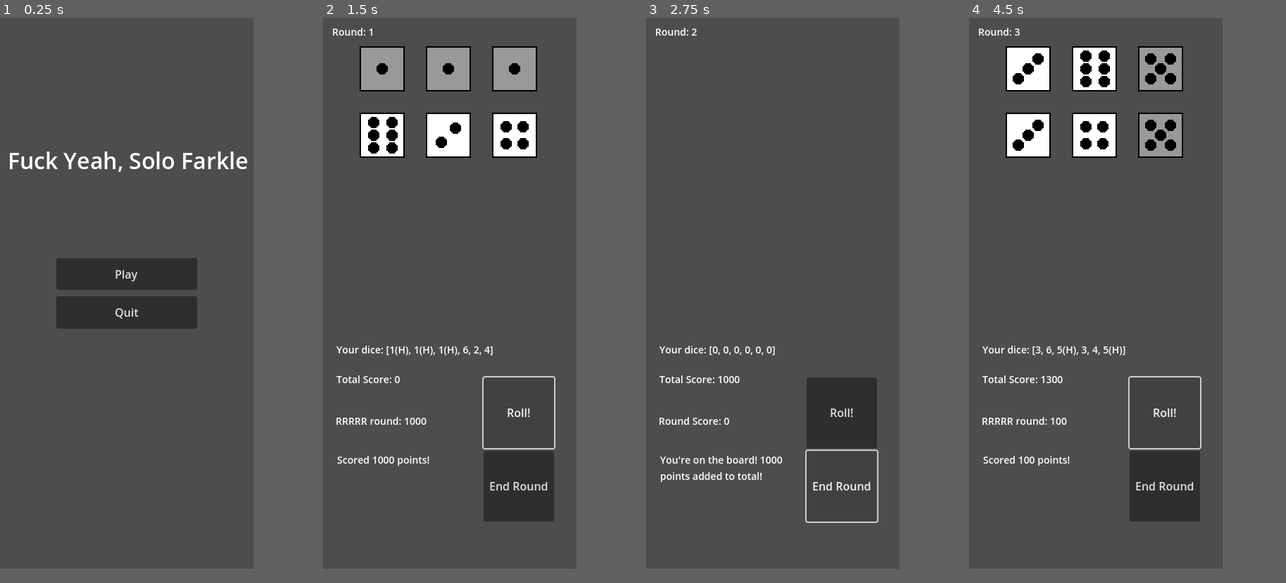
Above: before the commit, frames 1-4 (left to right).
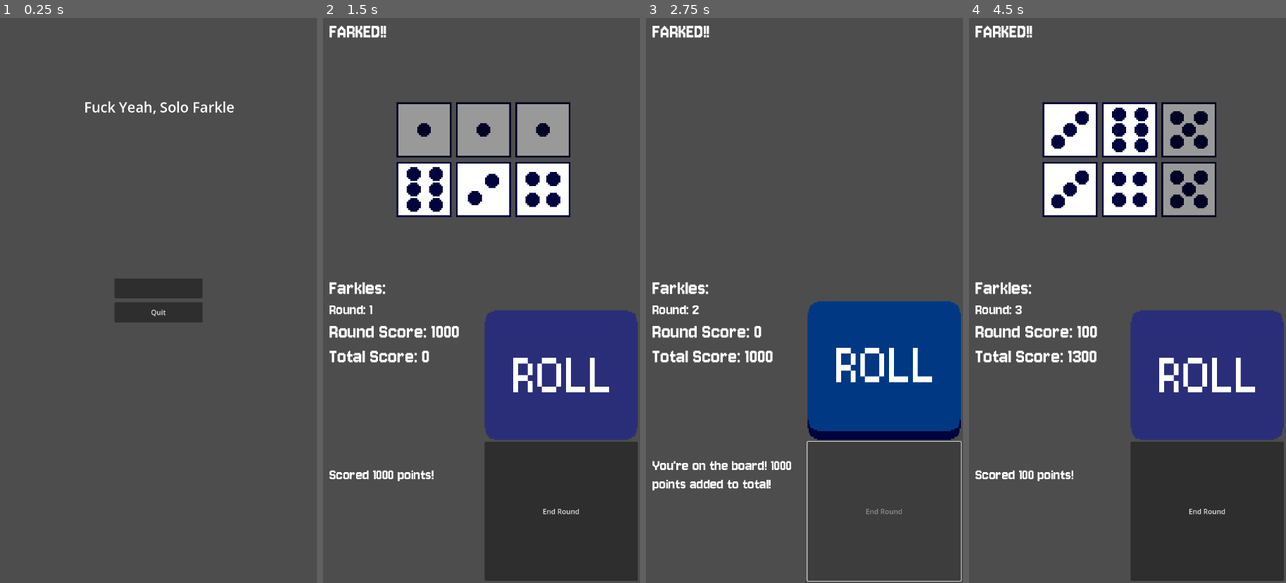
Above: after the commit, the same moments.

Repository: mdcoxe/mobile_farkle
Game: Godot game, scene res://Start.tscn
The game is run twice, just before and just after one commit, with the same random seed, the same clock (stepped at 60 frames per second) and the same inputs.
Inputs (mouse positions are in pixels of both pictures, inside the frame that each line leads up to; where the layout moved, square brackets give the same spot in the first picture):
- Up to frame 1 (0.25 s): no input
- Up to frame 2 (1.5 s): click (449, 283) [449, 272] at 0.5 s; click (513, 362) [519, 413] at 1.25 s
- Up to frame 3 (2.75 s): click "End Round" at 2 s
- Up to frame 4 (4.5 s): click (1159, 362) [1165, 413] at 2.75 s; click "End Round" at 3.5 s; click (1159, 362) [1165, 413] at 4.25 s
In our replay, the window is 360x780 before the commit and 450x800 after it. These sizes can differ from the game's own. Grey fills any space a smaller window leaves; there, only what the larger window draws over its background counts as a difference.

The runs differ from the first frame. In frame 1, 5.2% of the frame differs, in the area x 3-78%, y 14-55%; in frame 2, 37%, in the area x 2-100%, y 1-100%; in frame 3, 16%; in frame 4, 37%.

Commit message:
added in a bunch, 10x farkle loss, reconfigured the main scene into the game scene

Diff:
--- a/Assets/Dice/dice1.tscn
+++ b/Assets/Dice/dice1.tscn
@@ -1,11 +1,12 @@
 [gd_scene load_steps=3 format=3 uid="uid://deodacmr2d0nu"]
 
-[ext_resource type="Texture2D" uid="uid://u6nt0jhu5gl1" path="res://Assets/Dice6x6All.png" id="1_1r5f6"]
+[ext_resource type="Texture2D" uid="uid://c80tmxouox0v3" path="res://Assets/Dice/Dice1.png" id="1_ehbwd"]
 
 [sub_resource type="AtlasTexture" id="AtlasTexture_gkg4v"]
-atlas = ExtResource("1_1r5f6")
+atlas = ExtResource("1_ehbwd")
 region = Rect2(0, 0, 32, 32)
 
 [node name="Dice1" type="TextureRect"]
+custom_minimum_size = Vector2(125, 125)
 scale = Vector2(2, 2)
 texture = SubResource("AtlasTexture_gkg4v")
--- a/Assets/Dice/dice2.tscn
+++ b/Assets/Dice/dice2.tscn
@@ -1,10 +1,11 @@
 [gd_scene load_steps=3 format=3 uid="uid://m1uep35vvw74"]
 
-[ext_resource type="Texture2D" uid="uid://u6nt0jhu5gl1" path="res://Assets/Dice6x6All.png" id="1_u4cpe"]
+[ext_resource type="Texture2D" uid="uid://c80tmxouox0v3" path="res://Assets/Dice/Dice1.png" id="1_iy818"]
 
 [sub_resource type="AtlasTexture" id="AtlasTexture_gkg4v"]
-atlas = ExtResource("1_u4cpe")
+atlas = ExtResource("1_iy818")
 region = Rect2(0, 32, 32, 32)
 
 [node name="Dice2" type="TextureRect"]
+custom_minimum_size = Vector2(125, 125)
 texture = SubResource("AtlasTexture_gkg4v")
--- a/Assets/Dice/dice3.tscn
+++ b/Assets/Dice/dice3.tscn
@@ -1,11 +1,12 @@
 [gd_scene load_steps=3 format=3 uid="uid://buso2xlgik5bt"]
 
-[ext_resource type="Texture2D" uid="uid://u6nt0jhu5gl1" path="res://Assets/Dice6x6All.png" id="1_dw3ra"]
+[ext_resource type="Texture2D" uid="uid://c80tmxouox0v3" path="res://Assets/Dice/Dice1.png" id="1_n8r5y"]
 
 [sub_resource type="AtlasTexture" id="AtlasTexture_gkg4v"]
-atlas = ExtResource("1_dw3ra")
+atlas = ExtResource("1_n8r5y")
 region = Rect2(0, 64, 32, 32)
 
 [node name="Dice3" type="TextureRect"]
+custom_minimum_size = Vector2(125, 125)
 scale = Vector2(2, 2)
 texture = SubResource("AtlasTexture_gkg4v")
--- a/Assets/Dice/dice4.tscn
+++ b/Assets/Dice/dice4.tscn
@@ -1,10 +1,11 @@
 [gd_scene load_steps=3 format=3 uid="uid://buerxqncnoj1w"]
 
-[ext_resource type="Texture2D" uid="uid://u6nt0jhu5gl1" path="res://Assets/Dice6x6All.png" id="1_0tgnb"]
+[ext_resource type="Texture2D" uid="uid://c80tmxouox0v3" path="res://Assets/Dice/Dice1.png" id="1_iqjok"]
 
 [sub_resource type="AtlasTexture" id="AtlasTexture_gkg4v"]
-atlas = ExtResource("1_0tgnb")
+atlas = ExtResource("1_iqjok")
 region = Rect2(0, 96, 32, 32)
 
 [node name="Dice4" type="TextureRect"]
+custom_minimum_size = Vector2(125, 125)
 texture = SubResource("AtlasTexture_gkg4v")
--- a/Assets/Dice/dice5.tscn
+++ b/Assets/Dice/dice5.tscn
@@ -1,10 +1,11 @@
 [gd_scene load_steps=3 format=3 uid="uid://dnbqs44kp0kl6"]
 
-[ext_resource type="Texture2D" uid="uid://u6nt0jhu5gl1" path="res://Assets/Dice6x6All.png" id="1_oxgwy"]
+[ext_resource type="Texture2D" uid="uid://c80tmxouox0v3" path="res://Assets/Dice/Dice1.png" id="1_hm7po"]
 
 [sub_resource type="AtlasTexture" id="AtlasTexture_gkg4v"]
-atlas = ExtResource("1_oxgwy")
+atlas = ExtResource("1_hm7po")
 region = Rect2(0, 128, 32, 32)
 
 [node name="Dice5" type="TextureRect"]
+custom_minimum_size = Vector2(125, 125)
 texture = SubResource("AtlasTexture_gkg4v")
--- a/Assets/Dice/dice6.tscn
+++ b/Assets/Dice/dice6.tscn
@@ -1,10 +1,11 @@
 [gd_scene load_steps=3 format=3 uid="uid://b77dhh40o17wj"]
 
-[ext_resource type="Texture2D" uid="uid://u6nt0jhu5gl1" path="res://Assets/Dice6x6All.png" id="1_31yc8"]
+[ext_resource type="Texture2D" uid="uid://c80tmxouox0v3" path="res://Assets/Dice/Dice1.png" id="1_mpyyc"]
 
 [sub_resource type="AtlasTexture" id="AtlasTexture_gkg4v"]
-atlas = ExtResource("1_31yc8")
+atlas = ExtResource("1_mpyyc")
 region = Rect2(0, 160, 32, 32)
 
 [node name="Dice6" type="TextureRect"]
+custom_minimum_size = Vector2(125, 125)
 texture = SubResource("AtlasTexture_gkg4v")
--- /dev/null
+++ b/Assets/buttons/farkleicon.tscn
@@ -0,0 +1,7 @@
+[gd_scene load_steps=2 format=3 uid="uid://bit2pvp7juu3p"]
+
+[ext_resource type="Texture2D" uid="uid://iijbtk283tsf" path="res://Assets/buttons/testf.png" id="1_411oj"]
+
+[node name="Farkleicon" type="TextureRect"]
+custom_minimum_size = Vector2(50, 50)
+texture = ExtResource("1_411oj")
--- /dev/null
+++ b/BottomFontTheme.tres
@@ -0,0 +1,7 @@
+[gd_resource type="Theme" load_steps=2 format=3 uid="uid://dm3ell03otctn"]
+
+[ext_resource type="FontFile" uid="uid://iq653u836gk" path="res://Assets/Fonts/Jersey10-Regular.ttf" id="1_ixr4n"]
+
+[resource]
+default_font = ExtResource("1_ixr4n")
+default_font_size = 36
--- /dev/null
+++ b/Game.tscn
@@ -0,0 +1,146 @@
+[gd_scene load_steps=9 format=3 uid="uid://beekxpwrdigwo"]
+
+[ext_resource type="FontFile" uid="uid://iq653u836gk" path="res://Assets/Fonts/Jersey10-Regular.ttf" id="1_wbfu4"]
+[ext_resource type="Theme" uid="uid://dm3ell03otctn" path="res://BottomFontTheme.tres" id="2_t88pq"]
+[ext_resource type="Script" uid="uid://b3bhim51njd5k" path="res://Scripts/game_manager.gd" id="3_sb48q"]
+[ext_resource type="Texture2D" uid="uid://cd4owucw2ni33" path="res://Assets/buttons/rollButtonTrip.png" id="4_r0x5m"]
+[ext_resource type="Script" uid="uid://f6qojr857eh5" path="res://Scripts/scoring_manager.gd" id="4_t88pq"]
+
+[sub_resource type="AtlasTexture" id="AtlasTexture_u44n3"]
+atlas = ExtResource("4_r0x5m")
+region = Rect2(0, 0, 128, 0)
+
+[sub_resource type="AtlasTexture" id="AtlasTexture_sb48q"]
+atlas = ExtResource("4_r0x5m")
+region = Rect2(128, 0, 128, 0)
+
+[sub_resource type="AtlasTexture" id="AtlasTexture_t88pq"]
+atlas = ExtResource("4_r0x5m")
+region = Rect2(256, 0, 128, 0)
+
+[node name="Game" type="Control"]
+layout_mode = 3
+anchors_preset = 15
+anchor_right = 1.0
+anchor_bottom = 1.0
+grow_horizontal = 2
+grow_vertical = 2
+
+[node name="MarginContainer" type="MarginContainer" parent="."]
+layout_mode = 1
+anchors_preset = 15
+anchor_right = 1.0
+anchor_bottom = 1.0
+grow_horizontal = 2
+grow_vertical = 2
+theme_override_constants/margin_left = 15
+theme_override_constants/margin_top = 5
+theme_override_constants/margin_right = 5
+theme_override_constants/margin_bottom = 5
+
+[node name="VBoxContainer" type="VBoxContainer" parent="MarginContainer"]
+layout_mode = 2
+
+[node name="TopContainer" type="VBoxContainer" parent="MarginContainer/VBoxContainer"]
+layout_mode = 2
+size_flags_vertical = 3
+
+[node name="TitleLabel" type="Label" parent="MarginContainer/VBoxContainer/TopContainer"]
+layout_mode = 2
+theme_override_fonts/font = ExtResource("1_wbfu4")
+theme_override_font_sizes/font_size = 48
+text = "FARKED!!"
+
+[node name="MarginContainer" type="MarginContainer" parent="MarginContainer/VBoxContainer/TopContainer"]
+layout_mode = 2
+size_flags_vertical = 3
+
+[node name="DiceContainer" type="GridContainer" parent="MarginContainer/VBoxContainer/TopContainer/MarginContainer"]
+layout_mode = 2
+size_flags_horizontal = 4
+size_flags_vertical = 4
+theme_override_constants/h_separation = 10
+theme_override_constants/v_separation = 10
+columns = 3
+
+[node name="MarginContainer2" type="MarginContainer" parent="MarginContainer/VBoxContainer/TopContainer"]
+layout_mode = 2
+
+[node name="FarkleRow" type="HBoxContainer" parent="MarginContainer/VBoxContainer/TopContainer/MarginContainer2"]
+layout_mode = 2
+
+[node name="FarkleLabel" type="Label" parent="MarginContainer/VBoxContainer/TopContainer/MarginContainer2/FarkleRow"]
+layout_mode = 2
+theme_override_fonts/font = ExtResource("1_wbfu4")
+theme_override_font_sizes/font_size = 48
+text = "Farkles:"
+
+[node name="FarkleContainer" type="HBoxContainer" parent="MarginContainer/VBoxContainer/TopContainer/MarginContainer2/FarkleRow"]
+layout_mode = 2
+
+[node name="BottomContainer" type="HBoxContainer" parent="MarginContainer/VBoxContainer"]
+layout_mode = 2
+size_flags_vertical = 3
+
+[node name="LeftSide" type="VBoxContainer" parent="MarginContainer/VBoxContainer/BottomContainer"]
+layout_mode = 2
+size_flags_horizontal = 3
+
+[node name="RoundLabel" type="Label" parent="MarginContainer/VBoxContainer/BottomContainer/LeftSide"]
+layout_mode = 2
+theme = ExtResource("2_t88pq")
+text = "Round:"
+
+[node name="RoundScoreLabel" type="Label" parent="MarginContainer/VBoxContainer/BottomContainer/LeftSide"]
+layout_mode = 2
+theme = ExtResource("2_t88pq")
+theme_override_font_sizes/font_size = 48
+text = "Round Score
+"
+
+[node name="TotalScoreLabel" type="Label" parent="MarginContainer/VBoxContainer/BottomContainer/LeftSide"]
+layout_mode = 2
+theme = ExtResource("2_t88pq")
+theme_override_font_sizes/font_size = 48
+text = "Total Score"
+
+[node name="StatusLabel" type="Label" parent="MarginContainer/VBoxContainer/BottomContainer/LeftSide"]
+clip_contents = true
+layout_mode = 2
+size_flags_vertical = 6
+theme = ExtResource("2_t88pq")
+text = "Game Status"
+autowrap_mode = 2
+
+[node name="RightSide" type="VBoxContainer" parent="MarginContainer/VBoxContainer/BottomContainer"]
+layout_mode = 2
+size_flags_horizontal = 3
+
+[node name="RollButton" type="TextureButton" parent="MarginContainer/VBoxContainer/BottomContainer/RightSide"]
+layout_mode = 2
+size_flags_vertical = 3
+texture_normal = SubResource("AtlasTexture_u44n3")
+texture_pressed = SubResource("AtlasTexture_sb48q")
+texture_hover = SubResource("AtlasTexture_t88pq")
+stretch_mode = 0
+
+[node name="EndRoundButton" type="TextureButton" parent="MarginContainer/VBoxContainer/BottomContainer/RightSide"]
+visible = false
+layout_mode = 2
+size_flags_vertical = 3
+
+[node name="Button" type="Button" parent="MarginContainer/VBoxContainer/BottomContainer/RightSide"]
+layout_mode = 2
+size_flags_vertical = 3
+text = "End Round"
+
+[node name="Managers" type="Node" parent="."]
+
+[node name="GameManager" type="Node" parent="Managers"]
+script = ExtResource("3_sb48q")
+
+[node name="ScoringManager" type="Node" parent="Managers"]
+script = ExtResource("4_t88pq")
+
+[connection signal="pressed" from="MarginContainer/VBoxContainer/BottomContainer/RightSide/RollButton" to="Managers/GameManager" method="_on_roll_button_pressed"]
+[connection signal="pressed" from="MarginContainer/VBoxContainer/BottomContainer/RightSide/Button" to="Managers/GameManager" method="_on_end_button_pressed"]
--- a/Main.tscn
+++ b/Main.tscn
@@ -1,7 +1,16 @@
-[gd_scene load_steps=3 format=3 uid="uid://bnfqd0l5j6hjy"]
+[gd_scene load_steps=6 format=3 uid="uid://bnfqd0l5j6hjy"]
 
-[ext_resource type="Script" path="res://Scripts/game_manager.gd" id="1_nvnyk"]
-[ext_resource type="Script" path="res://Scripts/scoring_manager.gd" id="2_uvnr1"]
+[ext_resource type="Script" uid="uid://b3bhim51njd5k" path="res://Scripts/game_manager.gd" id="1_nvnyk"]
+[ext_resource type="Texture2D" uid="uid://d34kxxcu0b0sy" path="res://Assets/dice2.png" id="1_r0du0"]
+[ext_resource type="Script" uid="uid://f6qojr857eh5" path="res://Scripts/scoring_manager.gd" id="2_uvnr1"]
+
+[sub_resource type="AtlasTexture" id="AtlasTexture_cm0pq"]
+atlas = ExtResource("1_r0du0")
+region = Rect2(0, 0, 128, 0)
+
+[sub_resource type="AtlasTexture" id="AtlasTexture_fos0i"]
+atlas = ExtResource("1_r0du0")
+region = Rect2(128, 0, 128, 0)
 
 [node name="Main" type="Control"]
 layout_mode = 3
@@ -26,10 +35,8 @@
 layout_mode = 1
 anchors_preset = 10
 anchor_right = 1.0
-offset_right = -181.0
-offset_bottom = 119.0
+offset_bottom = 40.0
 grow_horizontal = 2
-scale = Vector2(2, 2)
 theme_override_constants/margin_left = 20
 theme_override_constants/margin_top = 20
 theme_override_constants/margin_right = 20
@@ -50,10 +57,12 @@
 offset_bottom = 713.0
 grow_horizontal = 2
 grow_vertical = 2
+scale = Vector2(2, 2)
 size_flags_horizontal = 4
 size_flags_vertical = 4
 
 [node name="RollButton" type="Button" parent="VBoxContainer"]
+visible = false
 custom_minimum_size = Vector2(100, 100)
 layout_mode = 2
 size_flags_horizontal = 4
@@ -67,6 +76,11 @@
 size_flags_vertical = 6
 text = "End Round
 "
+
+[node name="TextureButton" type="TextureButton" parent="VBoxContainer"]
+layout_mode = 2
+texture_normal = SubResource("AtlasTexture_cm0pq")
+texture_pressed = SubResource("AtlasTexture_fos0i")
 
 [node name="DiceLabel" type="Label" parent="."]
 custom_minimum_size = Vector2(100, 40)
@@ -135,3 +149,4 @@
 
 [connection signal="pressed" from="VBoxContainer/RollButton" to="Managers/GameManager" method="_on_roll_button_pressed"]
 [connection signal="pressed" from="VBoxContainer/EndRollButton" to="Managers/GameManager" method="_on_end_button_pressed"]
+[connection signal="pressed" from="VBoxContainer/TextureButton" to="Managers/GameManager" method="_on_roll_button_pressed"]
--- a/Scripts/game_manager.gd
+++ b/Scripts/game_manager.gd
@@ -1,15 +1,14 @@
 extends Node
 
-
-@onready var roll_button: Button = $"../../VBoxContainer/RollButton"
-@onready var end_roll_button: Button = $"../../VBoxContainer/EndRollButton"
-@onready var round_label: Label = $"../../RoundLabel"
-@onready var dice_label: Label = $"../../DiceLabel"
-@onready var score_label: Label = $"../../ScoreLabel"
-@onready var status_label: Label = $"../../StatusLabel"
-@onready var current_score_label: Label = $"../../CurrentScoreLabel"
-
-@onready var dice_container: GridContainer = $"../../MarginContainer/GridContainer"
+@onready var roll_button: TextureButton = $"../../MarginContainer/VBoxContainer/BottomContainer/RightSide/RollButton"
+@onready var end_roll_button: Button = $"../../MarginContainer/VBoxContainer/BottomContainer/RightSide/Button"
+@onready var status_label: Label = $"../../MarginContainer/VBoxContainer/BottomContainer/LeftSide/StatusLabel"
+@onready var total_score_label: Label = $"../../MarginContainer/VBoxContainer/BottomContainer/LeftSide/TotalScoreLabel"
+@onready var round_score_label: Label = $"../../MarginContainer/VBoxContainer/BottomContainer/LeftSide/RoundScoreLabel"
+@onready var round_label: Label = $"../../MarginContainer/VBoxContainer/BottomContainer/LeftSide/RoundLabel"
+@onready var farkle_container: HBoxContainer = $"../../MarginContainer/VBoxContainer/TopContainer/MarginContainer2/FarkleRow/FarkleContainer"
+
+@onready var dice_container: GridContainer = $"../../MarginContainer/VBoxContainer/TopContainer/MarginContainer/DiceContainer"
 @onready var scoring_manager: Node = $"../ScoringManager"
 
 const DICE_TEXTURES: Array[PackedScene] = [
@@ -20,13 +19,16 @@
 	preload("res://Assets/Dice/dice5.tscn"),
 	preload("res://Assets/Dice/dice6.tscn"),
 ]
-
-
-var current_round_score = 0
-var total_score = 0
-var round = 1
-var farkled = false
-var has_opened = false
+const F_ICON := preload("res://Assets/buttons/farkleicon.tscn")
+
+var current_round_score := 0
+var total_score := 0
+var round_count := 1
+var farkle_count := 0
+
+var farkled := false
+var has_opened := false
+var game_over := false;
 
 # Represents all 6 dice. Each element will be a dictionary:
 # { "value": int, "is_held": bool }
@@ -47,26 +49,26 @@
 		die_data.value = 0
 		die_data.is_held = false
 
-	round_label.text = "Round: " + str(round)
-	current_score_label.text = "Round Score: 0"
-	score_label.text = "Total Score: %s" % total_score
+	round_label.text = "Round: " + str(round_count)
+	round_score_label.text = "Round Score: 0"
+	total_score_label.text = "Total Score: %s" % total_score
 	roll_button.disabled = false
-	end_roll_button.disabled = false
+	end_roll_button.disabled = true
 
 func _update_display():
-	var dice_display_text = "Your dice: ["
-	var first = true
+	#var dice_display_text = "Your dice: ["
+	#var first = true
 
 	for child in dice_container.get_children():
 		child.queue_free()
 
 	for die_data in all_dice:
-		if not first:
-			dice_display_text += ", "
-		dice_display_text += str(die_data.value)
-		if die_data.is_held:
-			dice_display_text += "(H)"
-		first = false
+		#if not first:
+			#dice_display_text += ", "
+		#dice_display_text += str(die_data.value)
+		#if die_data.is_held:
+			#dice_display_text += "(H)"
+		#first = false
 			   # Update the visual dice
 		var die_value = die_data["value"]
 		if die_value > 0:
@@ -77,17 +79,15 @@
 			if die_data["is_held"] and new_dice_instance is TextureRect:
 				new_dice_instance.modulate = Color(0.6, 0.6, 0.6)
 
-
-	dice_display_text += "]"
-	dice_label.text = dice_display_text
-	current_score_label.text = "Round Score: %s" % current_round_score
-	score_label.text = "Total Score: %s" % total_score
-
-
-
+	#dice_display_text += "]"
+	#dice_label.text = dice_display_text
+	round_score_label.text = "Round Score: %s" % current_round_score
+	total_score_label.text = "Total Score: %s" % total_score
 
 
 func _on_roll_button_pressed():
+	if game_over:
+		return
 	status_label.text = "\nRolling!!"
 	farkled = false
 
@@ -101,7 +101,7 @@
 	var is_hot_dice_situation = (current_held_dice_count == 6)
 
 	if is_hot_dice_situation:
-		status_label.text = "Hot Dice! \nRolling all 6 again!"
+		status_label.text = " Hot Dice! \nRolling all 6 again!"
 		# Clear held status for all dice for the new roll
 		for die_data in all_dice:
 			die_data.is_held = false
@@ -131,6 +131,15 @@
 
 	if roll_score == 0:
 		farkled = true
+		_add_farkle_icon()
+		farkle_count += 1
+		if farkle_count >= 10:
+			_end_game("Get Farked! You LOST!!")
+			#status_label.text = "Get Farked! You LOST!!"
+			#total_score_label.text = "Final Score: %s" % total_score
+			#roll_button.disabled = true
+			#end_roll_button.disabled = true
+			return
 		status_label.text = "Farkle! \nNo score this round."
 		current_round_score = 0
 		# If farkled, player cannot roll again. End their turn.
@@ -152,7 +161,7 @@
 					temp_used_dice.remove_at(index_to_remove)
 
 	_update_display()
-	current_score_label.text = "RRRRR round: " + str(current_round_score)
+	round_score_label.text = "Round Score: " + str(current_round_score)
 	status_label.text = "Scored " + str(roll_score) + " points!"
 
 	# After scoring, re-check if all dice are now held.
@@ -164,7 +173,7 @@
 			break
 
 	if all_dice_are_held_after_scoring:
-		status_label.text += "Hot Dice! \nYou must roll all 6 again!"
+		status_label.text += " Hot Dice! \nYou must roll all 6 again!"
 		end_roll_button.disabled = true
 		roll_button.disabled = false
 	else:
@@ -172,18 +181,25 @@
 		end_roll_button.disabled = false
 		roll_button.disabled = false
 
-
-
 func _on_end_button_pressed():
+	if game_over:
+		return
+
+	if end_roll_button.disabled:
+		return
+
+	end_roll_button.disabled = true
+	roll_button.disabled = true
+
 	if farkled:
-		status_label.text = "Farkled! \nYour round score was lost."
+		#status_label.text = "Farkled! \nYour round score was lost."
 		current_round_score = 0
 		total_score += current_round_score
 	else:
 		if not has_opened and current_round_score < 500:
 			status_label.text = "You need at least 500 points to get on the board!"
-
-			_update_display()
+			roll_button.disabled = false
+			#_update_display()
 			return
 		else:
 			if not has_opened:
@@ -194,12 +210,24 @@
 			total_score += current_round_score
 
 	if WinManager.check_win(total_score):
-		status_label.text = "Congrats! You won!!"
-		score_label.text = "Final Score: %s" % total_score
-		roll_button.disabled = true
-		end_roll_button.disabled = true
-		return
-
-	round += 1
+		_end_game("Congrats! You won!!")
+		#status_label.text = "Congrats! You won!!"
+		#total_score_label.text = "Final Score: %s" % total_score
+		#roll_button.disabled = true
+		#end_roll_button.disabled = true
+		return
+
+	round_count += 1
 	_reset_round()
 	_update_display()
+
+func _end_game(message: String):
+	game_over = true
+	status_label.text = message
+	total_score_label.text = "Final Score: %s" % total_score
+	roll_button.disabled = true
+	end_roll_button.disabled = true
+
+func _add_farkle_icon():
+		var inst := F_ICON.instantiate()
+		farkle_container.add_child(inst)
--- a/Scripts/start.gd
+++ b/Scripts/start.gd
@@ -2,7 +2,7 @@
 
 func _on_play_pressed() -> void:
 	print("PLAY")
-	get_tree().change_scene_to_file("res://Main.tscn")
+	get_tree().change_scene_to_file("res://Game.tscn")
 
 
 func _on_quit_pressed() -> void:
--- a/Scripts/win_manager.gd
+++ b/Scripts/win_manager.gd
@@ -1,6 +1,9 @@
 extends Node
 
 var winning_score = 10000
+var did_win = false
 
 func check_win(total_score: int) -> bool:
-	return total_score >= winning_score
+	if total_score >= winning_score:
+		did_win = true
+	return did_win
--- a/Start.tscn
+++ b/Start.tscn
@@ -44,7 +44,6 @@
 [node name="Play" type="Button" parent="VBoxContainer"]
 layout_mode = 2
 size_flags_vertical = 3
-text = "Play"
 
 [node name="Quit" type="Button" parent="VBoxContainer"]
 layout_mode = 2
--- a/project.godot
+++ b/project.godot
@@ -12,7 +12,7 @@
 
 config/name="mobile_farkle"
 run/main_scene="res://Start.tscn"
-config/features=PackedStringArray("4.3", "Mobile")
+config/features=PackedStringArray("4.4", "Mobile")
 config/icon="res://icon.svg"
 
 [autoload]
@@ -21,14 +21,14 @@
 
 [display]
 
-window/size/viewport_width=360
-window/size/viewport_height=780
+window/size/viewport_width=720
+window/size/viewport_height=1280
 window/handheld/orientation=1
 
 [input_devices]
 
+pointing/android/enable_long_press_as_right_click=true
 pointing/emulate_touch_from_mouse=true
-pointing/android/enable_long_press_as_right_click=true
 
 [rendering]
 
Binary file added: Assets/Dice.aseprite
Binary file added: Assets/Dice/Dice1.png
Not shown, added: Assets/Dice/Dice1.png.import
Binary file added: Assets/Dice1.aseprite
Binary file added: Assets/Fonts/Jersey10-Regular.ttf
Not shown, added: Assets/Fonts/Jersey10-Regular.ttf.import
Renamed: Assets/Dice6x6.png -> Assets/Textures/Dice6x6.png
Not shown, changed: Assets/Textures/Dice6x6.png.import
Renamed: Assets/Dice6x6All.png -> Assets/Textures/Dice6x6All.png
Not shown, changed: Assets/Textures/Dice6x6All.png.import
Renamed: Assets/Dice6x6Colors.png -> Assets/Textures/Dice6x6Colors.png
Not shown, changed: Assets/Textures/Dice6x6Colors.png.import
(and 17 more such lines)
